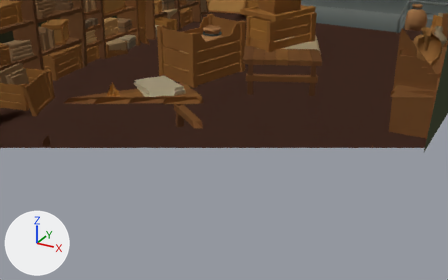
A saved change to the Blender file models/basement/Basement.blend.
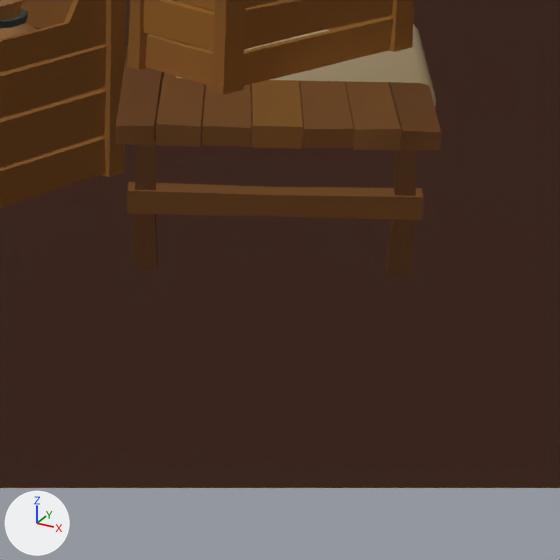
Each version appears first from a 50 mm lens placed at (7.6, -7.26, 5.57), pointed at (1.42, 3.98, -0.05), and next in a close-up on the part from 48% to 78% of the width and 10% to 59% of the height. Every picture has the same lights, and +X, +Y and +Z are marked at lower left. The first two pictures are the older version. Everything nearer to the camera than a plane just in front of the edit is cut away.

In view in the first close-up: 'Basement'.
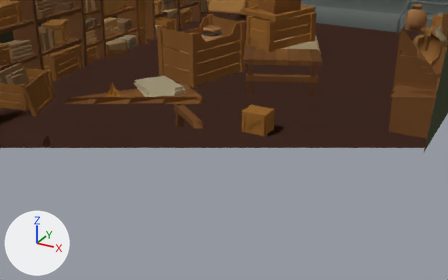
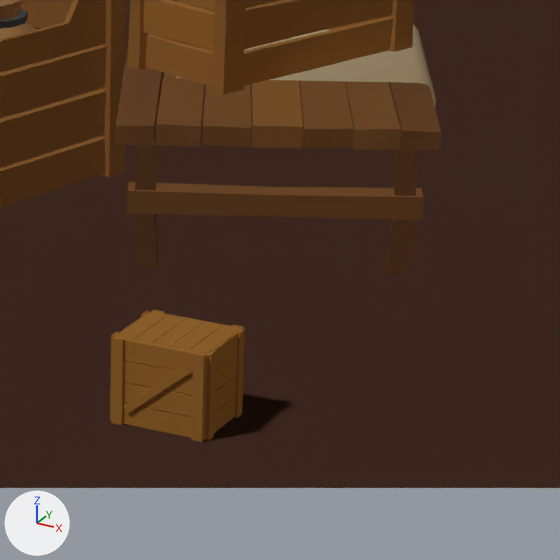
Commit message: Add standalone movable crate to basement

Boxes (x1, y1, x2, y2) around the edits, measured in the close-ups (560 x 560 px):
'MovableCrate', added (brown): after (110, 310, 245, 442)

Edits to the bpy script that builds the scene:
```text
Add me_movablecratemesh:
    me_movablecratemesh.from_pydata(...)  # 864 vertices, 936 faces; spans x -0.3..0.3, y -0.25..0.25, z 0.0..0.5
    me_movablecratemesh.materials.append(mat_material__25)  # picture img_map__1
Add ob_movablecrate:
    ob_movablecrate = bpy.data.objects.new('MovableCrate', me_movablecratemesh)
    ob_movablecrate.location = (2.0, 4.5, 0.104)
```
